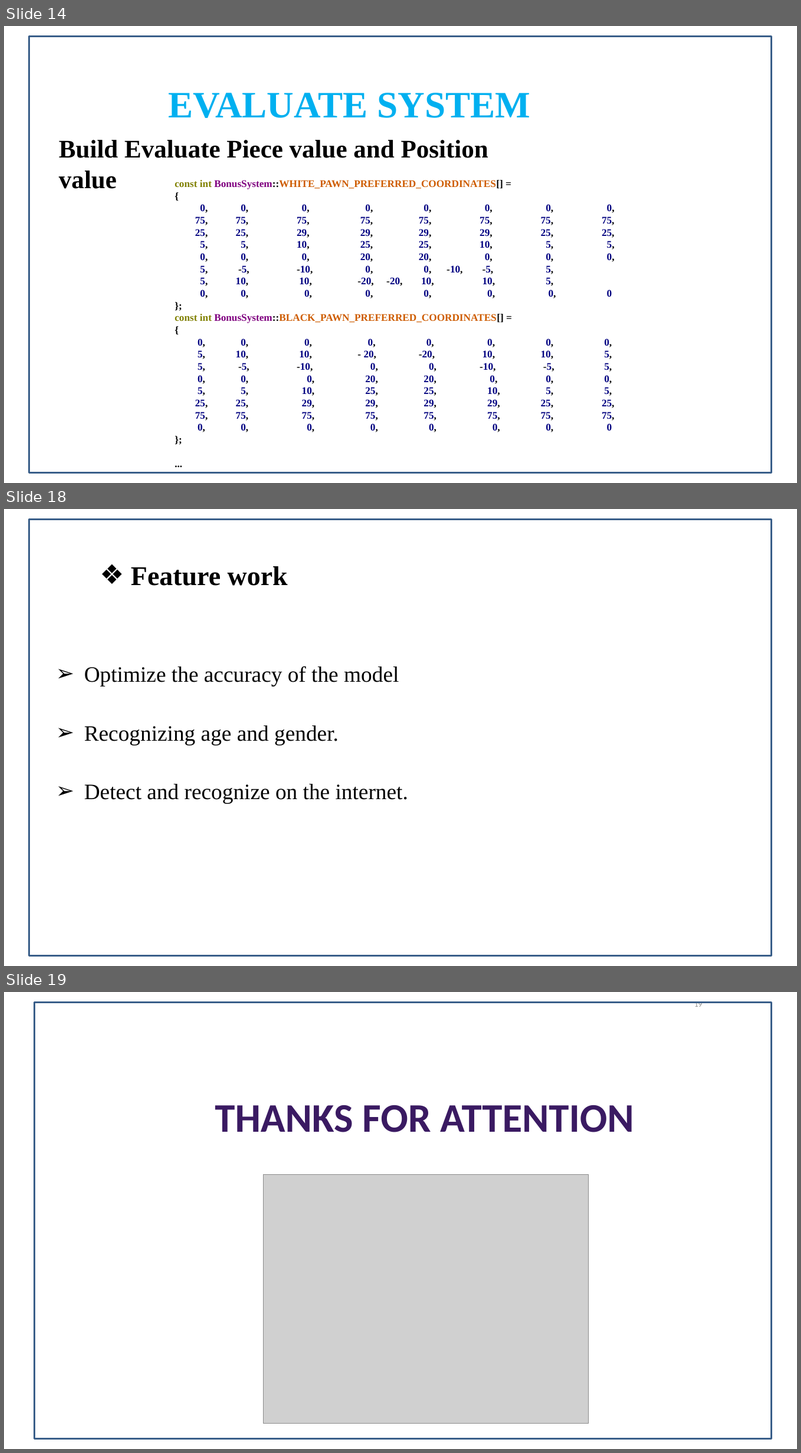
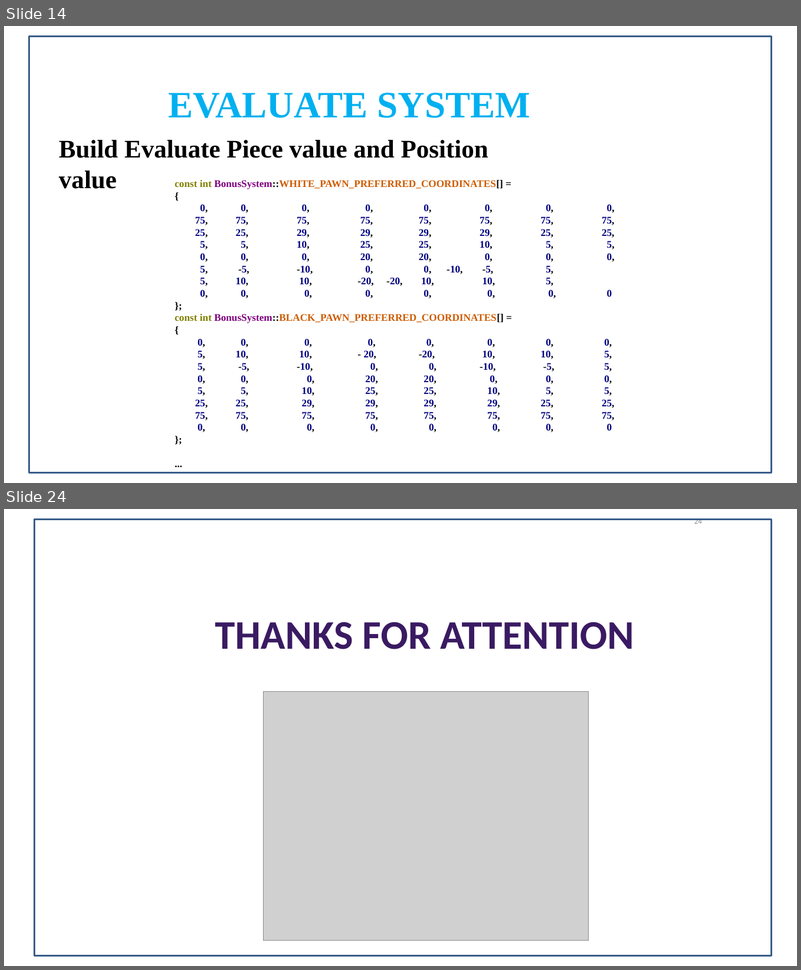
Before and after one commit to vduckute1812/AI, a slide deck: gameloft_present_chessgame.pptx. Shown one above the other, each under a label of ours: slides 14, 18 and 19 before the commit, slides 14 and 24 after it; the slides between them are not shown. The pictures are 801x1453 and 801x970 pixels, drawn with LibreOffice and Linux fonts; fonts in the diff are those of the drawing; grey boxes stand for pictures; background and template pictures are left out. Boxes give left, top, right and bottom in pixels: in the first picture for what was removed or moved away, otherwise in the second. Text is boxed around its words. In the diff, an @@ line names an element or a change of style, - is before the commit and + after.

```diff
--- a/gameloft_present_chessgame.pptx
+++ b/gameloft_present_chessgame.pptx
@@ slide 18 removed at box(4, 509, 797, 966), background picture (left out) @@
@@ rectangle removed at box(29, 520, 772, 956) @@
@@ text removed at box(131, 566, 288, 586) @@
-❖ Feature work
@@ text removed at box(84, 666, 408, 804) @@
-➢ Optimize the accuracy of the model
-➢ Recognizing age and gender.
-➢ Detect and recognize on the internet.
@@ what was slide 19 is now slide 24 @@
@@ page number at box(694, 518, 702, 524): text changed @@
-19
+24
```
Also in this commit, not shown: 3 slides changed, 8 slides added, 2 other slides removed, 2 other files.
